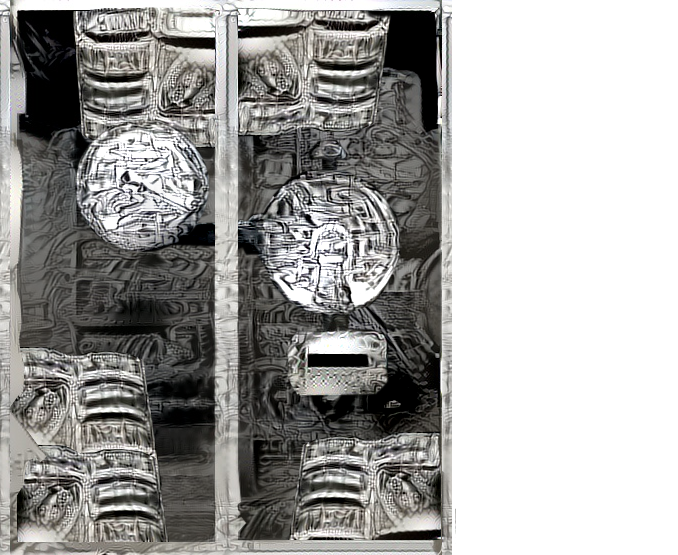
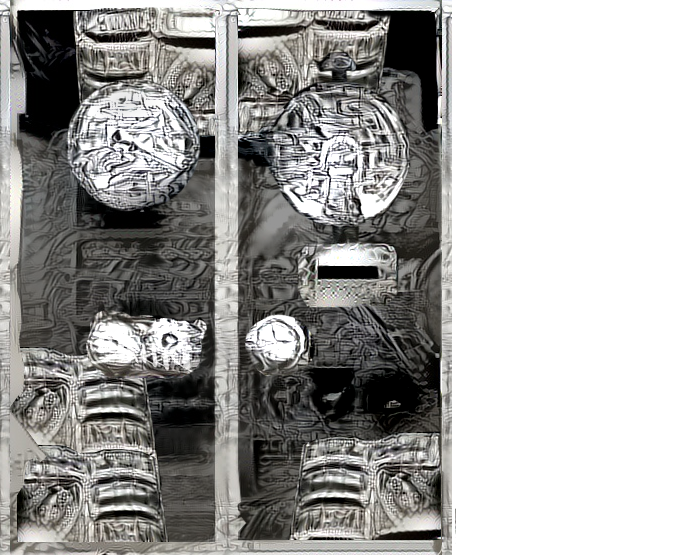
Layers edited between the first and the second 678 × 555 image:
added layer "Visible #1" above "Visible" over [0, 0, 456, 555]
removed layer "Clipboard" over [74, 119, 211, 253]
added layer "Layer" above "Clipboard #2" over [65, 51, 412, 383]
painted on "Clipboard #2", unmasked it over [65, 51, 412, 397]
